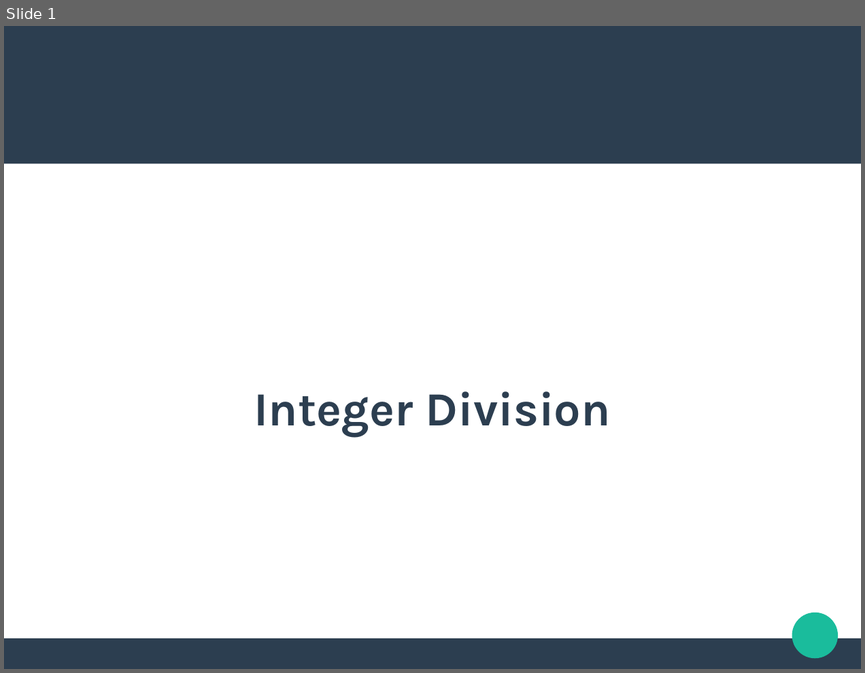
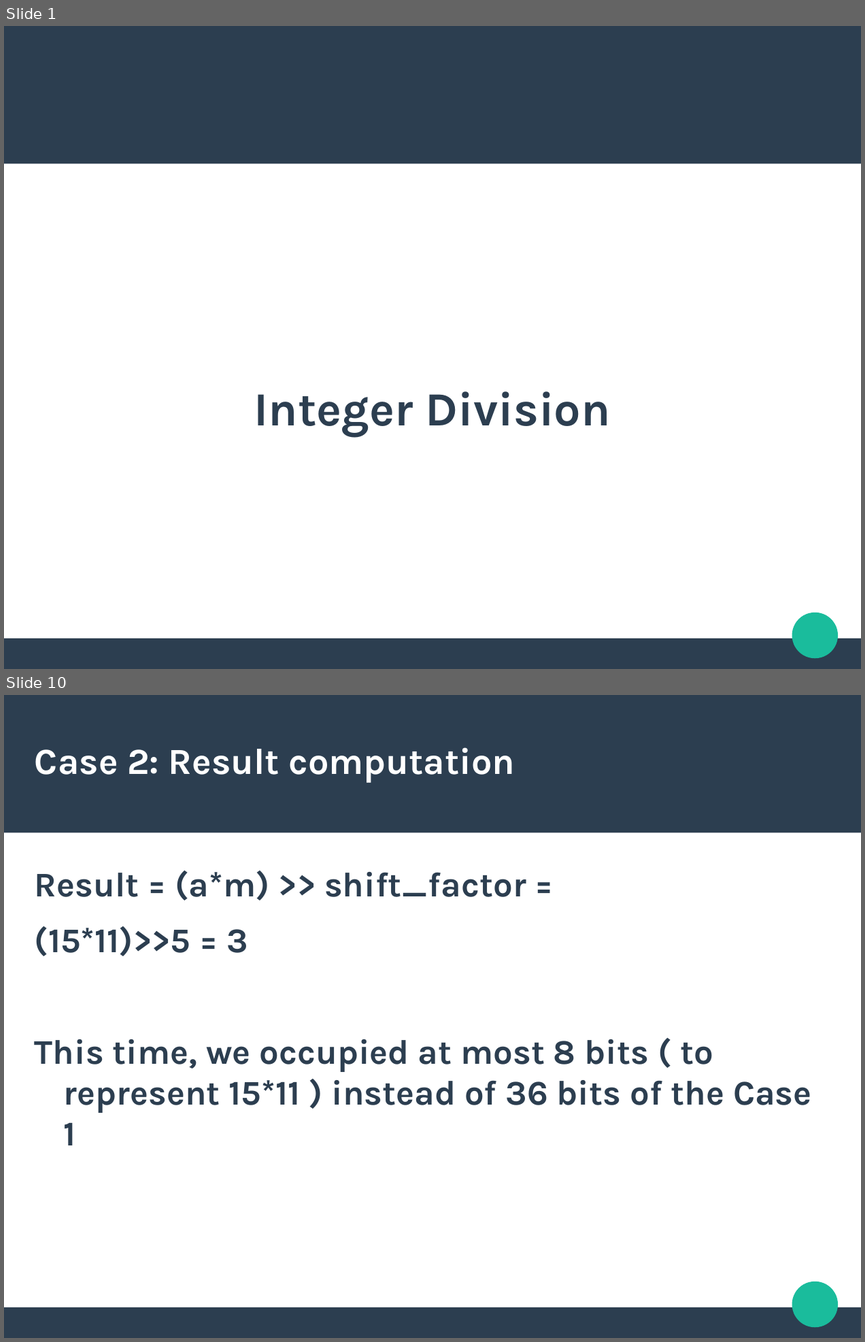
Before and after one commit to fusiled/dsdmProject, a slide deck: slides/slides3.odp. Shown one above the other, each under a label of ours: slide 1 before the commit, slides 1 and 10 after it; the slides between them are not shown. The pictures are 865x673 and 865x1342 pixels, drawn with LibreOffice and Linux fonts; fonts in the diff are those of the drawing. Boxes give left, top, right and bottom in pixels: in the first picture for what was removed or moved away, otherwise in the second. Text is boxed around its words. In the diff, an @@ line names an element or a change of style, - is before the commit and + after.

```diff
--- a/slides/slides3.odp
+++ b/slides/slides3.odp
@@ slide 10 added at (4, 695, 861, 1338), background #FFFFFF; not listed: 3 template elements that a slide beside it also shows @@
@@ title added at (35, 747, 515, 783), 34 pt, text #FFFFFF, bold @@
+Case 2: Result computation
@@ text added at (35, 870, 812, 1145), 32 pt, text #2C3E50, bold @@
+Result = (a*m) >> shift_factor =
+(15*11)>>5 = 3
+This time, we occupied at most 8 bits ( to represent 15*11 ) instead of 36 bits of the Case 1
```
Also in this commit, not shown: 1 slide changed, 7 other slides added, 5 slides removed, 3 other files.
